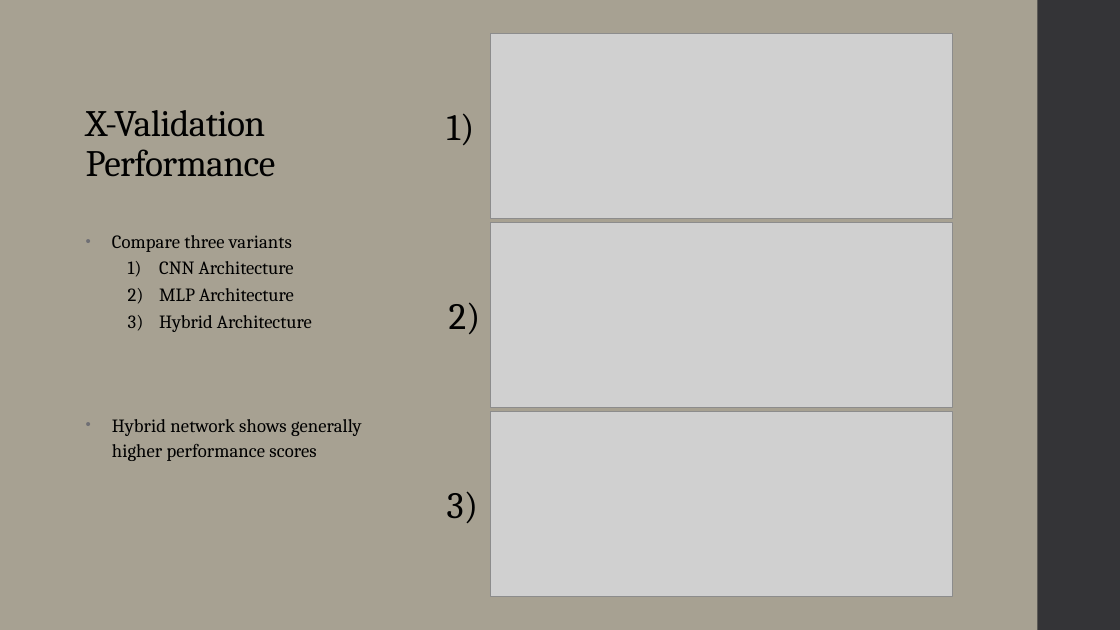
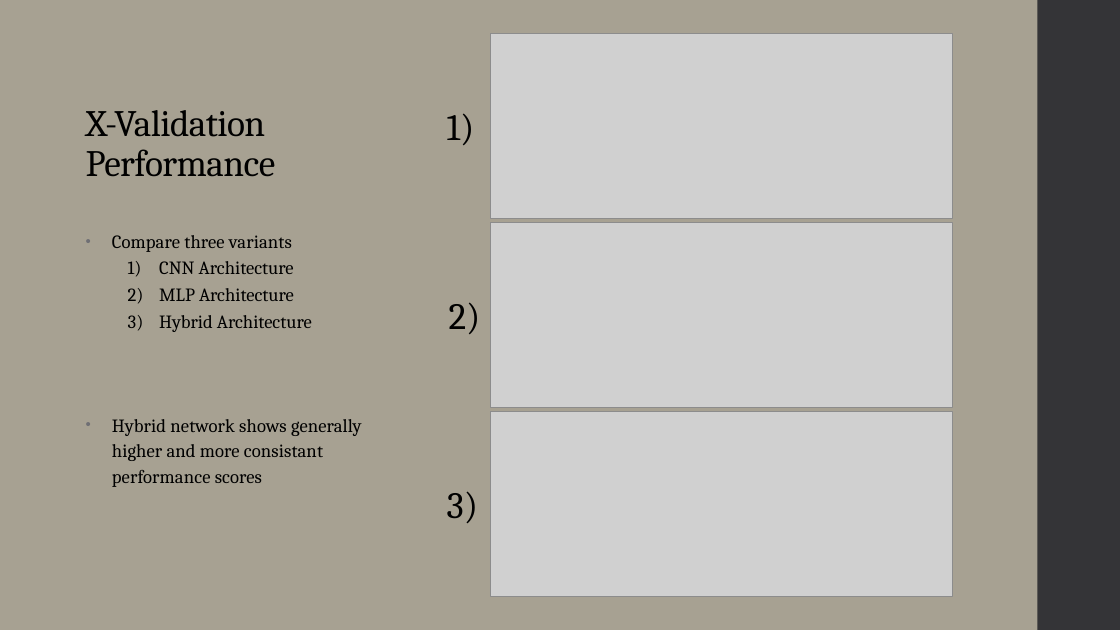
Before and after one commit to landonbuell/Buell-Senior-Thesis, a slide deck: slide 23 of JMMPaper/Musical Instrument Classification Using a Hybrid Neural Network BuellShortv1.pptx. Drawn at 1120x630 pixels with LibreOffice and Linux fonts; fonts in the diff are those of the drawing; grey boxes stand for pictures. Boxes give left, top, right and bottom in pixels: in the first picture for what was removed or moved away, otherwise in the second. Text is boxed around its words. In the diff, an @@ line names an element or a change of style, - is before the commit and + after.

```diff
--- a/JMMPaper/Musical Instrument Classification Using a Hybrid Neural Network BuellShortv1.pptx
+++ b/JMMPaper/Musical Instrument Classification Using a Hybrid Neural Network BuellShortv1.pptx
@@ text at [112, 419, 362, 487]: text changed @@
-• Hybrid network shows generally higher performance scores
+• Hybrid network shows generally higher and more consistant performance scores
```
Also in this commit, not shown: 10 other slides changed, 2 slides added, 2 slides removed, 7 other files.
